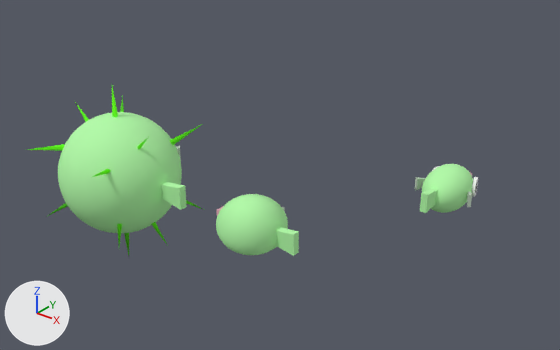
One commit to the FBX model Art/ArtAssets.fbx: the scene before it, then after it.
One viewpoint serves both versions: a 50 mm lens placed at (9.19, -19.65, 10.65), pointed at (-4.35, -2.72, 0.15). The axes (+X, +Y, +Z) are drawn at lower left. The lights are the same throughout. Where no turn or scale is listed for an object, it has been applied to the vertices.

Script lines for the objects in view, before the commit:
```python
me_cube_001 = bpy.data.meshes.new('Cube.001')
me_cube_001.from_pydata(...)  # 692 vertices, 652 faces; spans x -0.94..0.94, y -1.5..1.1, z -0.7..0.7
# faces by material slot: [490, 130, 18, 12, 2]
me_cube_001.materials.append(mat_materialfishgreen_001)  # green #b3fba9
me_cube_001.materials.append(mat_materialfisheyes_001)  # white #f2f2f2
me_cube_001.materials.append(mat_materialfishgreenlips_001)  # pink #e2aab9
me_cube_001.materials.append(mat_materialfishgreenfin_001)  # light grey #bacbb8
me_cube_001.materials.append(mat_materialfisheyes_002)  # black #000000
me_puffer = bpy.data.meshes.new('Puffer')
me_puffer.from_pydata(...)  # 1548 vertices, 2956 faces; spans x 14.47..23.55, y -0.37..4.34, z 21.8..28.0
# faces by material slot: [2572, 96, 12, 12, 96, 168]
me_puffer.materials.append(mat_materialfishgreen_001)  # green #b3fba9
me_puffer.materials.append(mat_materialfisheyes_001)  # white #f2f2f2
me_puffer.materials.append(mat_materialfishgreenlips_001)  # pink #e2aab9
me_puffer.materials.append(mat_materialfishgreenfin_001)  # light grey #bacbb8
me_puffer.materials.append(mat_probuilder_default_urp_001)  # white #ffffff
me_puffer.materials.append(mat_materialfishgreenspikes_001)  # green #62ff00
ob_fish = bpy.data.objects.new('Fish', me_cube_001)
ob_fish.location = (0.0, 0.0, 0.0)
ob_puffer = bpy.data.objects.new('Puffer', me_puffer)
ob_puffer.location = (-25.2, -7.4, -25.01)
```
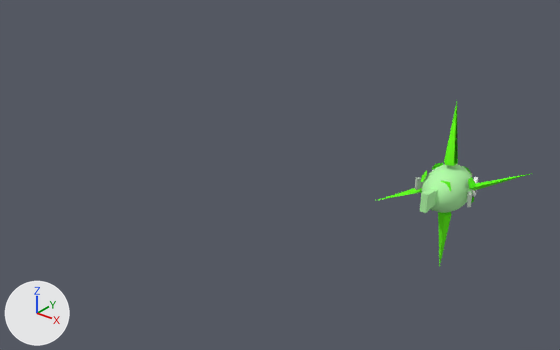
The newer file is also turned or shifted as a whole; pictures and numbers use the older file's frame.

Changed parts and their boxes [x1, y1, x2, y2] in the pictures (560 x 350 px):
'Puffer', deleted (green): before [27, 86, 299, 256]
    faces in mat_materialfishgreen_001 (green #b3fba9): [58, 112, 299, 256]
    faces in mat_materialfishgreenspikes_001 (green #62ff00): [27, 86, 204, 255]
'Spikes', added (green): after [375, 102, 533, 267]

Edits to the bpy script that builds the scene:
```text
Add me_icosphere:
    me_icosphere.from_pydata(...)  # 72 vertices, 45 faces; spans x -2.55..2.55, y -2.42..2.42, z -2.85..2.85
    me_icosphere.materials.append(mat_materialfishgreenspikes_001)  # green #62ff00
Remove ob_puffer:
    ob_puffer = bpy.data.objects.new('Puffer', me_puffer)
    ob_puffer.location = (-25.2, -7.4, -25.01)
Add ob_spikes:
    ob_spikes = bpy.data.objects.new('Spikes', me_icosphere)
    ob_spikes.location = (0.0, 0.0, 0.0)
```
